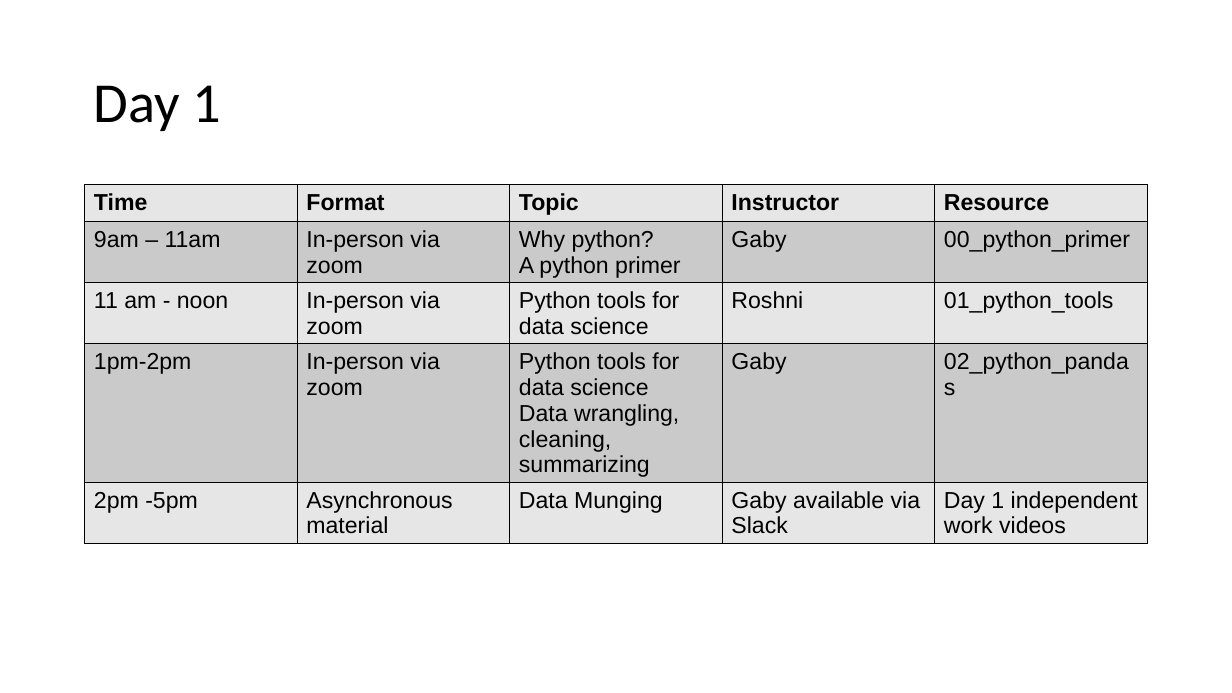
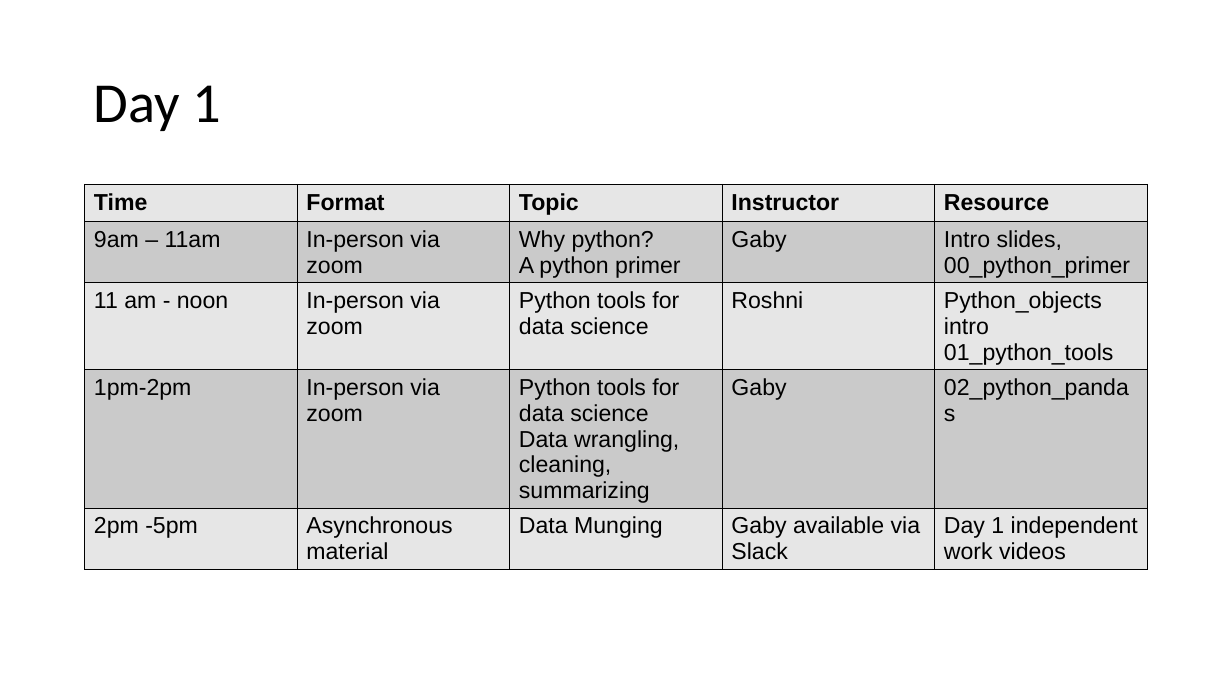
Before and after one commit to ggerlach1/BIOF085, a slide deck: slide 7 of workshop_documents/Introduction_workshop_slides.pptx. Drawn at 1232x693 pixels with LibreOffice and Linux fonts; fonts in the diff are those of the drawing. Boxes give left, top, right and bottom in pixels: in the first picture for what was removed or moved away, otherwise in the second. Text is boxed around its words. In the diff, an @@ line names an element or a change of style, - is before the commit and + after.

```diff
--- a/workshop_documents/Introduction_workshop_slides.pptx
+++ b/workshop_documents/Introduction_workshop_slides.pptx
@@ table at box(85, 185, 1148, 592) @@
-row 2, column 5: 00_python_primer
+row 2, column 5: Intro slides, 00_python_primer
-row 3, column 5: 01_python_tools
+row 3, column 5: Python_objects intro 01_python_tools
```
Also in this commit, not shown: 3 other slides changed, 42 other files.
